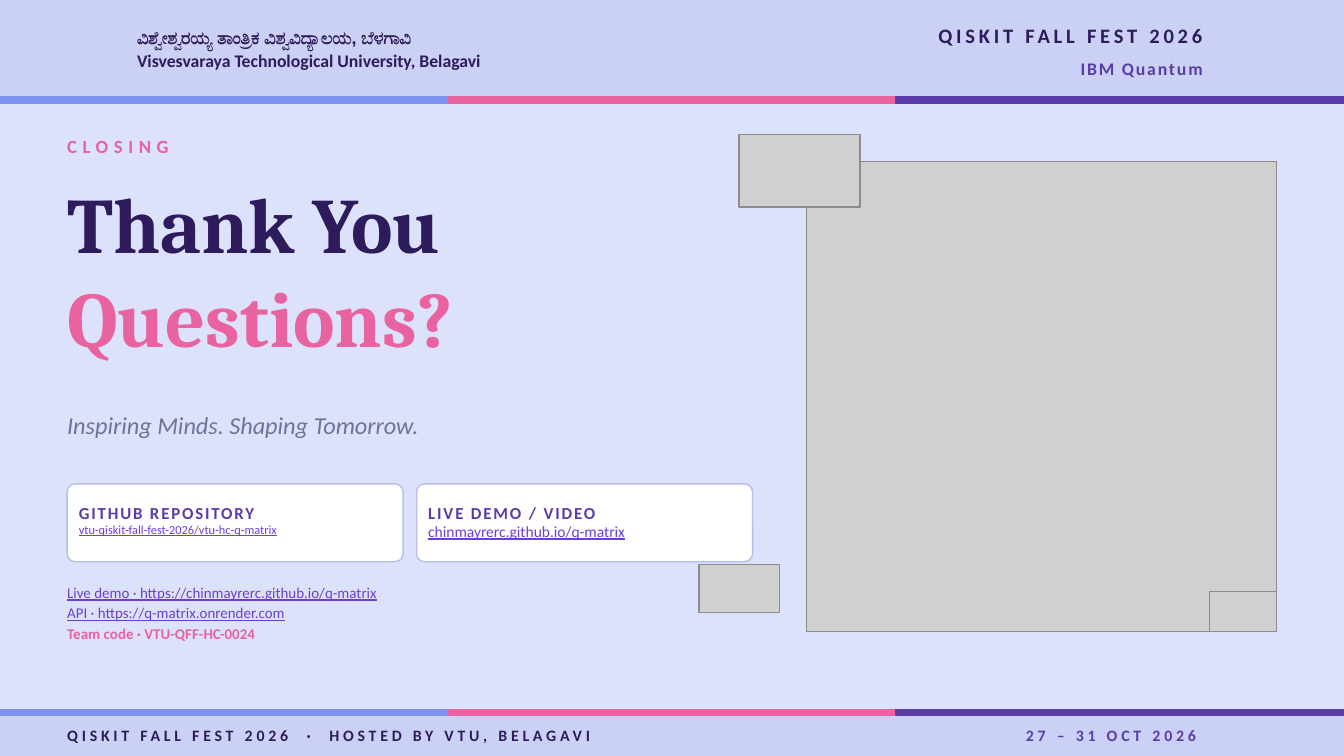
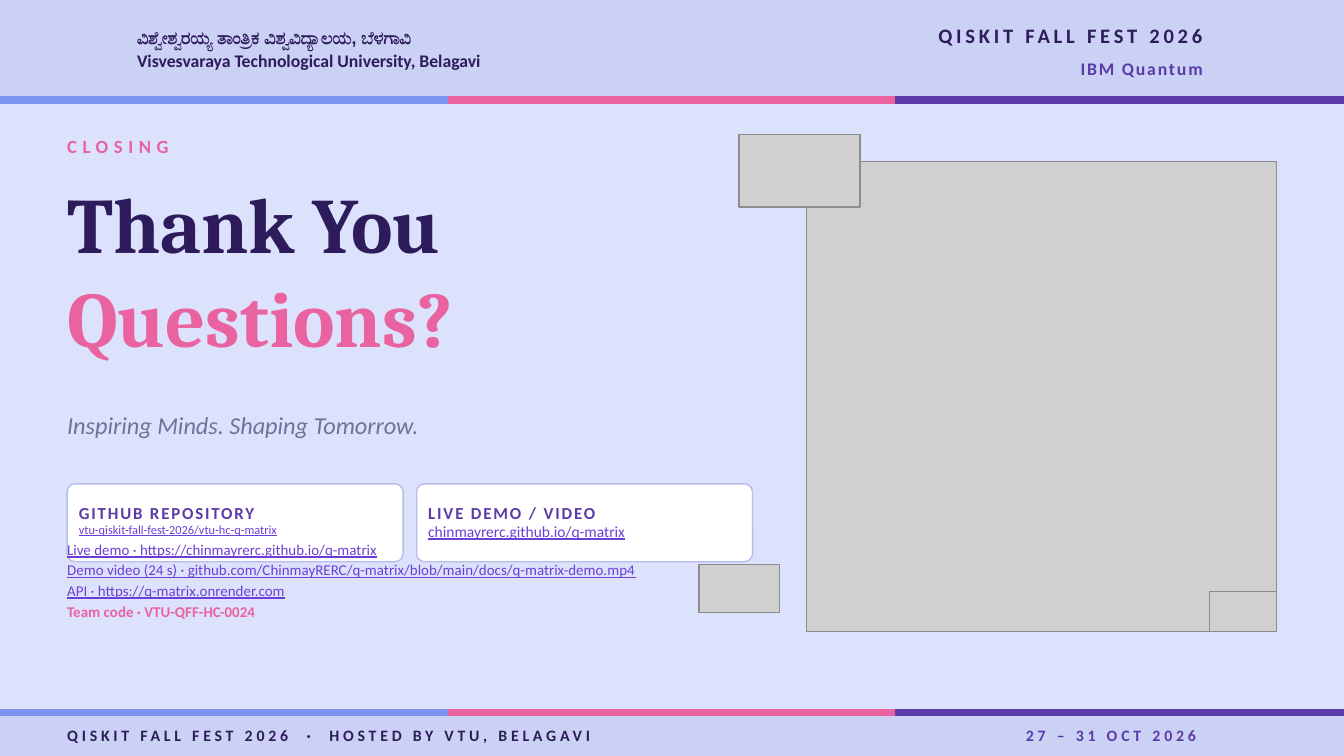
Before and after one commit to ChinmayRERC/q-matrix, a slide deck: slide 10 of submission/VTU-QFF-HC-0024.pptx. Drawn at 1344x756 pixels with LibreOffice and Linux fonts; fonts in the diff are those of the drawing; grey boxes stand for pictures; background and template pictures are left out. Boxes give left, top, right and bottom in pixels: in the first picture for what was removed or moved away, otherwise in the second. Text is boxed around its words. In the diff, an @@ line names an element or a change of style, - is before the commit and + after.

```diff
--- a/submission/VTU-QFF-HC-0024.pptx
+++ b/submission/VTU-QFF-HC-0024.pptx
@@ text at [67,564,635,578]: paragraph added @@
+Demo video (24 s) · github.com/ChinmayRERC/q-matrix/blob/main/docs/q-matrix-demo.mp4
@@ text "Live demo · https://chinmayrerc.github.io/q-matrix": place and size @@
-text "Live demo · https://chinmayrerc.github.io/q-matrix" at [67,587,377,641]
+text "Live demo · https://chinmayrerc.github.io/q-matrix" at [67,542,635,619]
```
Also in this commit, not shown: 3 other files.
